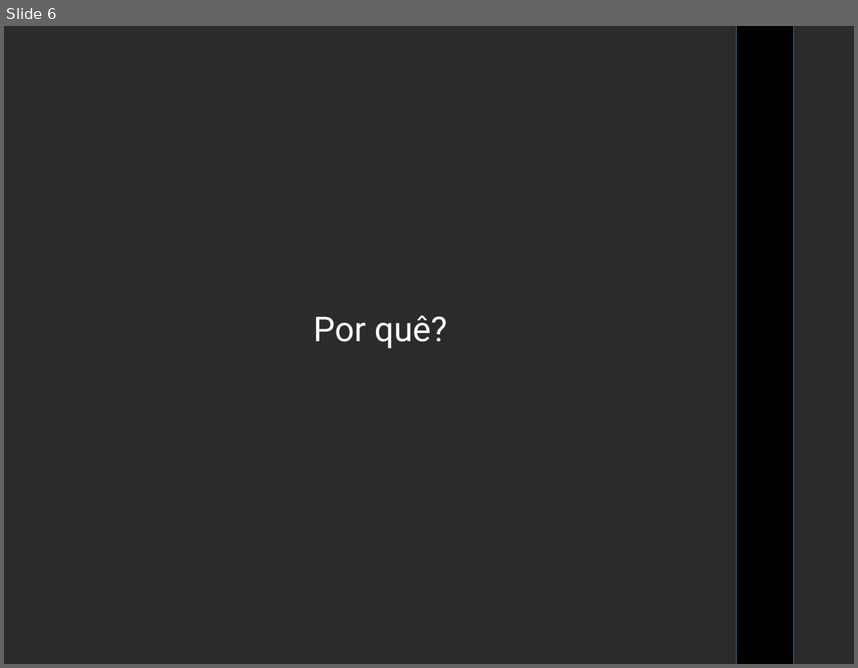
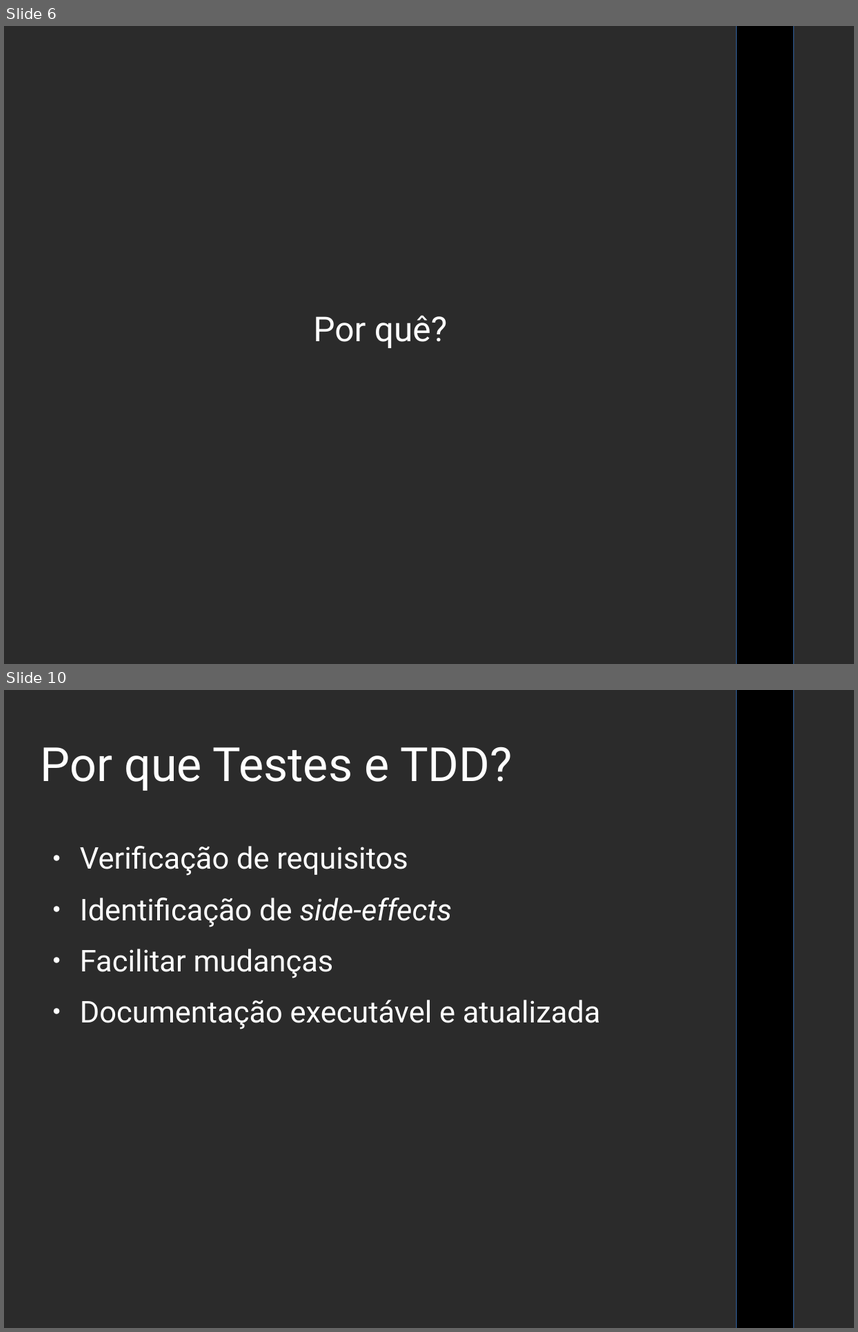
Before and after one commit to luizfar/AgilComoBruceLee, a slide deck: AgilComoBruceLee.odp. Shown one above the other, each under a label of ours: slide 6 before the commit, slides 6 and 10 after it; the slides between them are not shown. The pictures are 858x668 and 858x1332 pixels, drawn with LibreOffice and Linux fonts; fonts in the diff are those of the drawing; background and template pictures are left out; a plain dark background stands for a picture behind light text. Boxes give left, top, right and bottom in pixels: in the first picture for what was removed or moved away, otherwise in the second. Text is boxed around its words. In the diff, an @@ line names an element or a change of style, - is before the commit and + after.

Commit message:
Added more text to presentation

```diff
--- a/AgilComoBruceLee.odp
+++ b/AgilComoBruceLee.odp
@@ slide 10 added at [4,690,854,1328], background picture (left out); not listed: 1 template element that a slide beside it also shows @@
@@ title added at [41,747,513,791], 44 pt, text #FFFFFF @@
+Por que Testes e TDD?
@@ text added at [80,846,601,1029], 28 pt, text #FFFFFF @@
+● Verificação de requisitos
+● Identificação de side-effects
+● Facilitar mudanças
+● Documentação executável e atualizada
```
Also in this commit, not shown: 10 other slides added, 1 slide removed.
